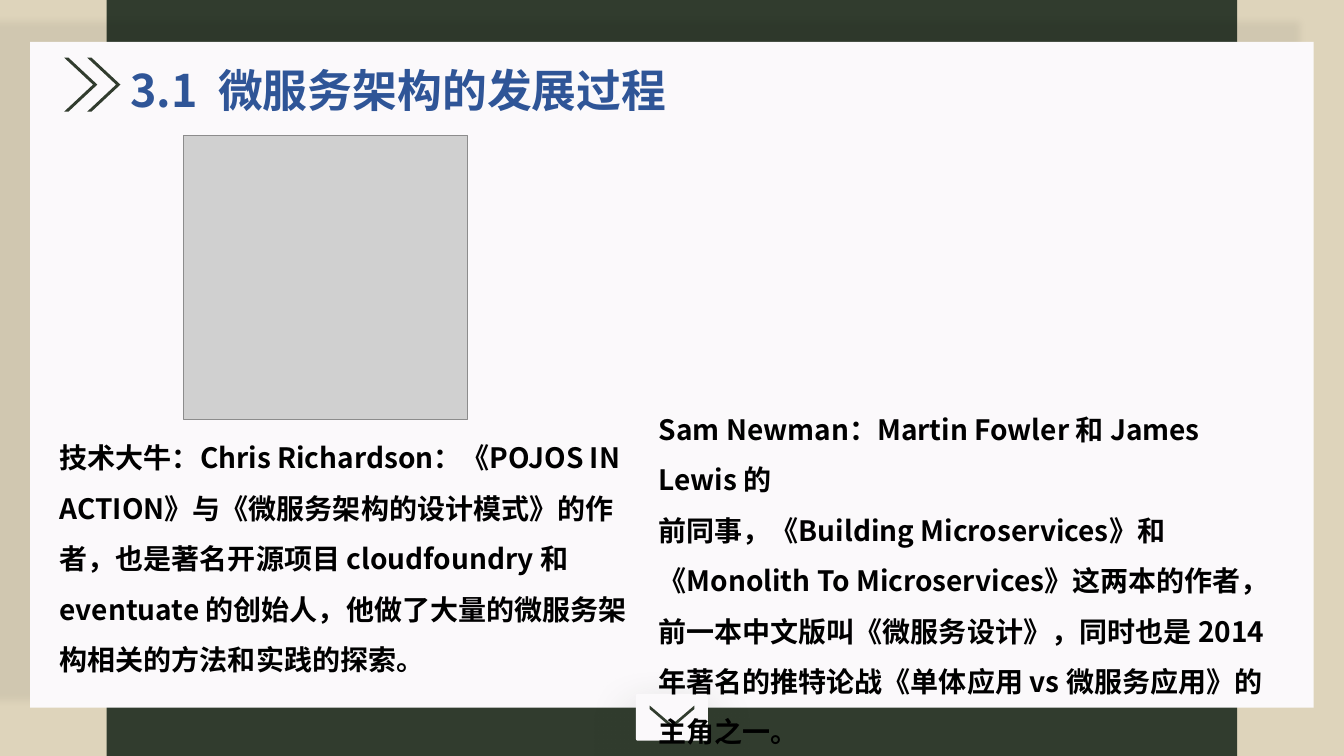
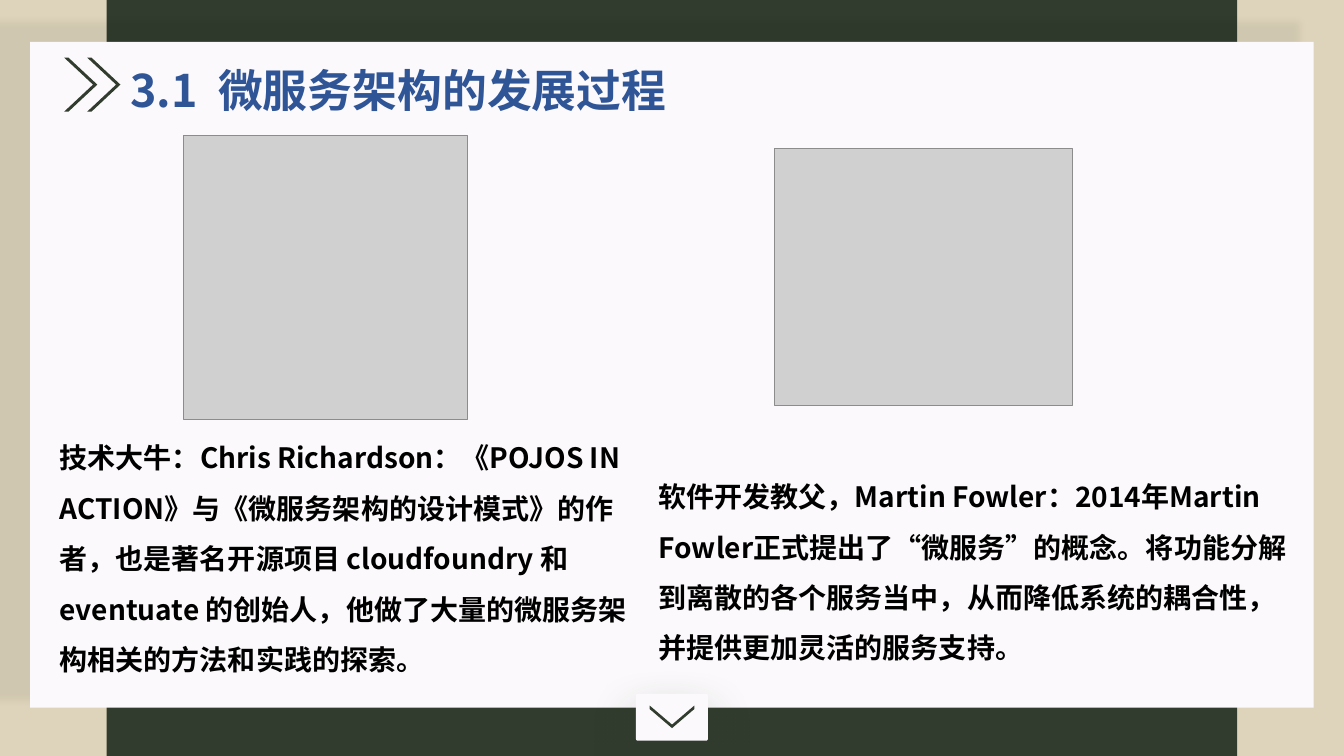
Before and after one commit to CJWPolyMan/Microservice-architecture-and-software, a slide deck: slide 16 of 微服务ppt.pptx. Drawn at 1344x756 pixels with LibreOffice and Linux fonts; fonts in the diff are those of the drawing; grey boxes stand for pictures. Boxes give left, top, right and bottom in pixels: in the first picture for what was removed or moved away, otherwise in the second. Text is boxed around its words. In the diff, an @@ line names an element or a change of style, - is before the commit and + after.

Commit message:
xjw-ppt

```diff
--- a/微服务ppt.pptx
+++ b/微服务ppt.pptx
@@ picture added at <box>775,149,1073,406</box> @@
@@ text removed at <box>659,416,1269,695</box> @@
-Sam Newman：Martin Fowler 和 James Lewis 的
-前同事，《Building Microservices》和《Monolith To Microservices》这两本的作者，前一本中文版叫《微服务设计》，同时也是 2014 年著名的推特论战《单体应用 vs 微服务应用》的主角之一。
@@ text added at <box>659,483,1287,661</box>, 20 pt, text #000000, bold @@
+软件开发教父，Martin Fowler：2014年Martin Fowler正式提出了“微服务”的概念。将功能分解到离散的各个服务当中，从而降低系统的耦合性，并提供更加灵活的服务支持。
```
